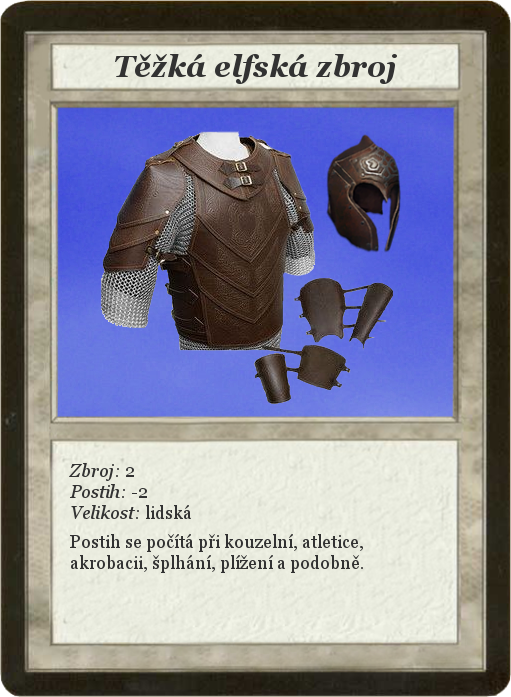
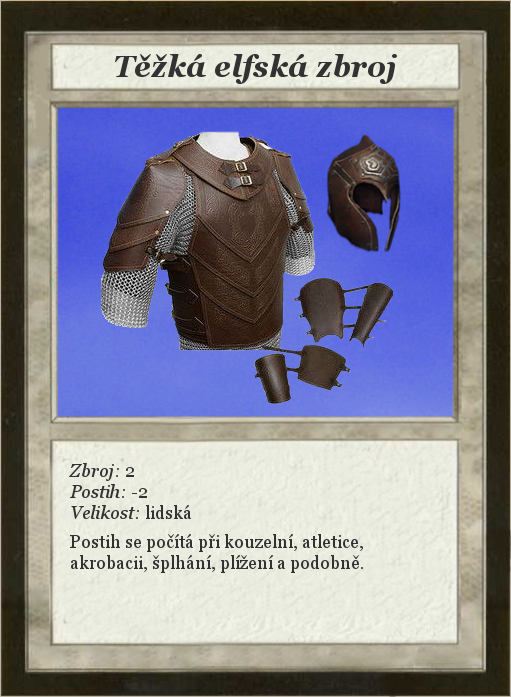
Layers edited between the first and the second 511×697 image:
painted on "Card" over (0, 0, 511, 697)
